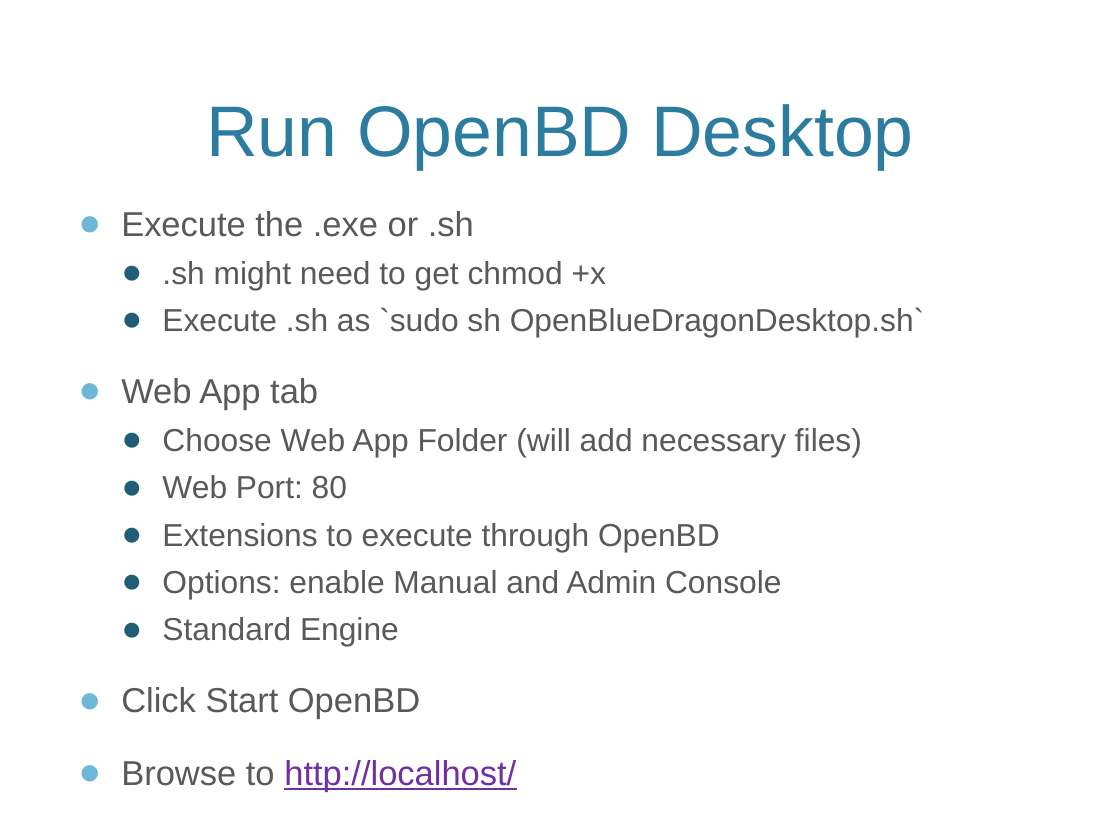
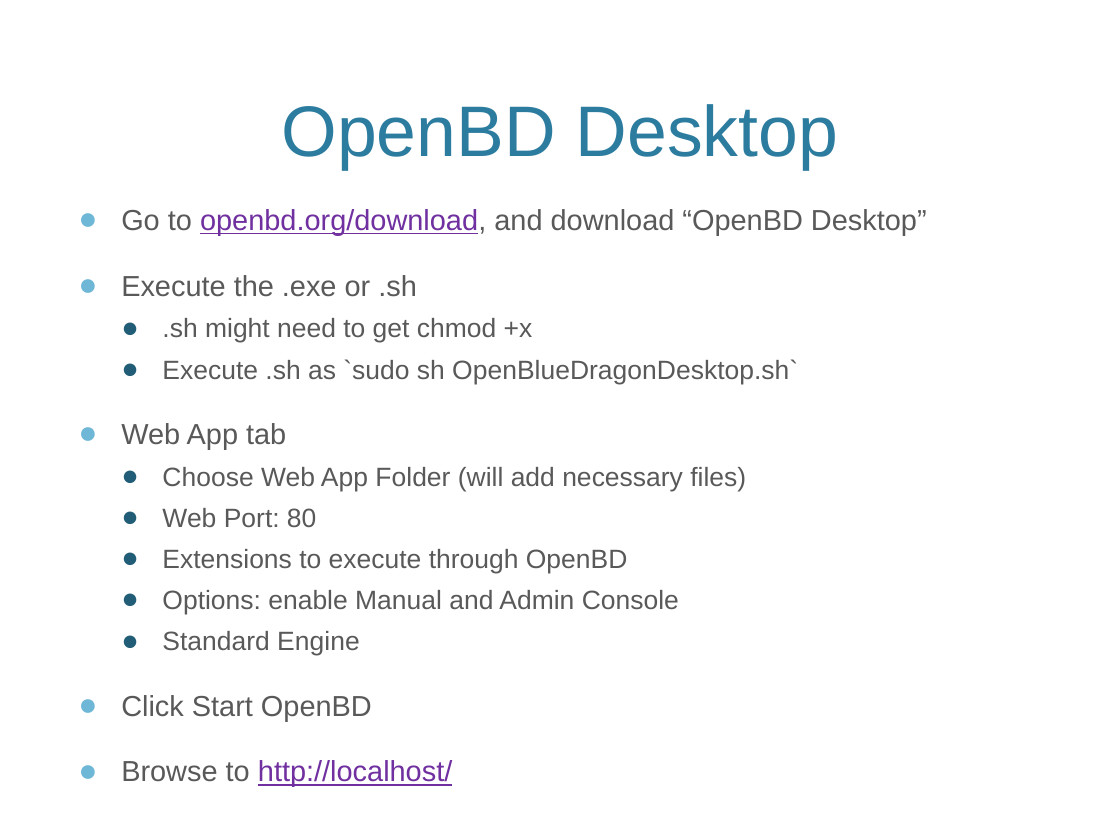
Before and after one commit to awayken/2011sdcodecamp, a slide deck: slide 10 of presentation.pptx (slide 11 before the commit). Drawn at 1120x840 pixels with LibreOffice and Linux fonts; fonts in the diff are those of the drawing; background and template pictures are left out. Boxes give left, top, right and bottom in pixels: in the first picture for what was removed or moved away, otherwise in the second. Text is boxed around its words. In the diff, an @@ line names an element or a change of style, - is before the commit and + after.

Commit message:
Simplified the slides for downloading and running engines.

```diff
--- a/presentation.pptx
+++ b/presentation.pptx
@@ title at [282,104,838,170]: text changed @@
-Run OpenBD Desktop
+OpenBD Desktop
@@ text at [121,209,927,235]: paragraph added @@
+● Go to openbd.org/download, and download “OpenBD Desktop”
@@ text at [121,275,798,721]: size 22.2 to 18.6 pt in "Execute the .exe or .sh", "Web App tab", "Click Start OpenBD", "Browse to http://localhost/"; size 20.4 to 17.1 pt in ".sh might need to get chmod +x", "Execute .sh as `sudo sh OpenBlueDragonDesktop.sh`", "Choose Web App Folder (will add necessary ...", "Web Port: 80" and 3 more places @@
```
Also in this commit, not shown: 1 other slide changed, 2 slides removed.
